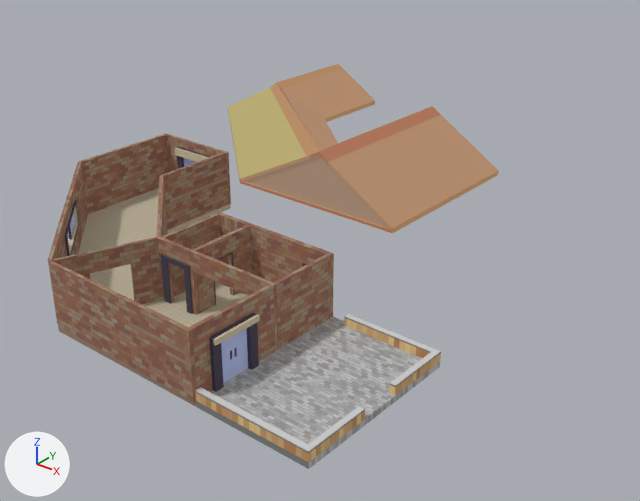
The FBX model Assets/3D Asset/Environment/Stage 2/Model/RoomBase.fbx as it was, and as the next commit left it.
Camera for both pictures: a camera (50 mm lens) standing at (59.5, -50.8, 43.2) and looking at (-1.3, 25.2, -4.0). Every picture has the same lights, and +X, +Y and +Z are marked at lower left. The older version comes first. Where no turn or scale is listed for an object, it has been applied to the vertices. Vertices at exactly the same position are counted once.

Names of what the first picture shows: 'Atap', 'Floor', 'Plataran', 'Wall', 'Wall.001', 'Wall.002', 'Wall.003', 'Wall.004', 'Wall.005', 'Wall.006', 'Wall.007', 'Wall.008', 'Wall.009', 'Wall.010', 'Wall.011', 'Wall.012', 'Wall.015'.
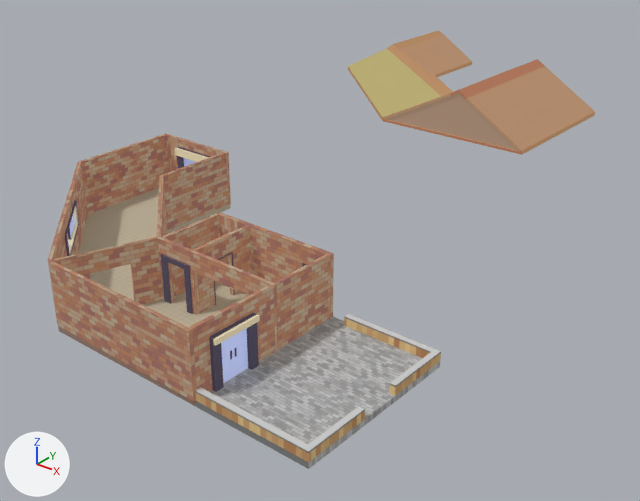
Boxes (x1, y1, x2, y2) around the edits, measured in the pictures (640 x 501 px):
'Atap', moved
    before: (228, 64, 499, 233)
    after: (348, 31, 595, 155)
'Wall.002', surface changed
    both: (48, 259, 197, 402)
'Wall.007', surface changed (lighter)
    both: (189, 284, 275, 392)
'Wall.001', surface changed (lighter)
    both: (79, 134, 169, 214)
'Wall.009', surface changed (lighter)
    both: (274, 254, 330, 350)
'Wall.005', surface changed (lighter)
    both: (162, 152, 229, 230)
'Wall.003', surface changed (lighter)
    both: (52, 237, 163, 304)
'Wall.015', surface changed (lighter)
    both: (216, 212, 334, 318)
'Wall.010', surface changed (lighter)
    both: (192, 225, 252, 313)
'Wall', surface changed (lighter)
    both: (48, 162, 88, 259)
'Wall.012', surface changed (lighter)
    both: (157, 237, 200, 315)
'Wall.008', surface changed
    both: (192, 251, 278, 351)
'Wall.004', surface changed (lighter)
    both: (162, 214, 221, 296)
'Wall.011', surface changed (lighter)
    both: (165, 133, 231, 204)
'Wall.006', surface changed
    both: (157, 175, 168, 237)
'Wall.014', added
    after: (64, 200, 79, 256)
part 1 of me_cube_002, deleted
    before: (64, 200, 79, 256)

What changed in the scene script:
```text
Change mat_wall:
    where n0 = _N.new('ShaderNodeBsdfPrincipled'); n0.name = 'Principled BSDF'
    n0.inputs[28].default_value: 0.1 -> 0.5  # 'Emission Strength'
Change me_cube_002:
    used by ob_wall; location = (-0.6, 0.0, 0.0)
    remove me_cube_002.from_pydata(...)  # 168 vertices, 160 faces; spans x -23.1..-4.1, y -9.9..8.2, z 0.6..7.3
    add me_cube_002.from_pydata(...)  # 72 vertices, 65 faces; spans x -23.1..-4.1, y -9.9..8.2, z 0.6..7.3
    me_cube_002 part 1: 96 vertices removed from x -17.1..-9.8, y -4.5..2.5, z 3.1..6.2
Add me_cube_042:
    me_cube_042.from_pydata(...)  # 140 vertices, 141 faces; spans x -17.09..-9.84, y -4.49..2.45, z 3.12..6.19
    me_cube_042.materials.append(mat_wall)
Change ob_atap:
    ob_atap.location: (-9.2, 32.5, 7.1) -> (-9.8, 60.8, 7.1)
Add ob_wall_014:
    ob_wall_014 = bpy.data.objects.new('Wall.014', me_cube_042)
    ob_wall_014.location = (-0.6, 0.0, 0.0)
```
